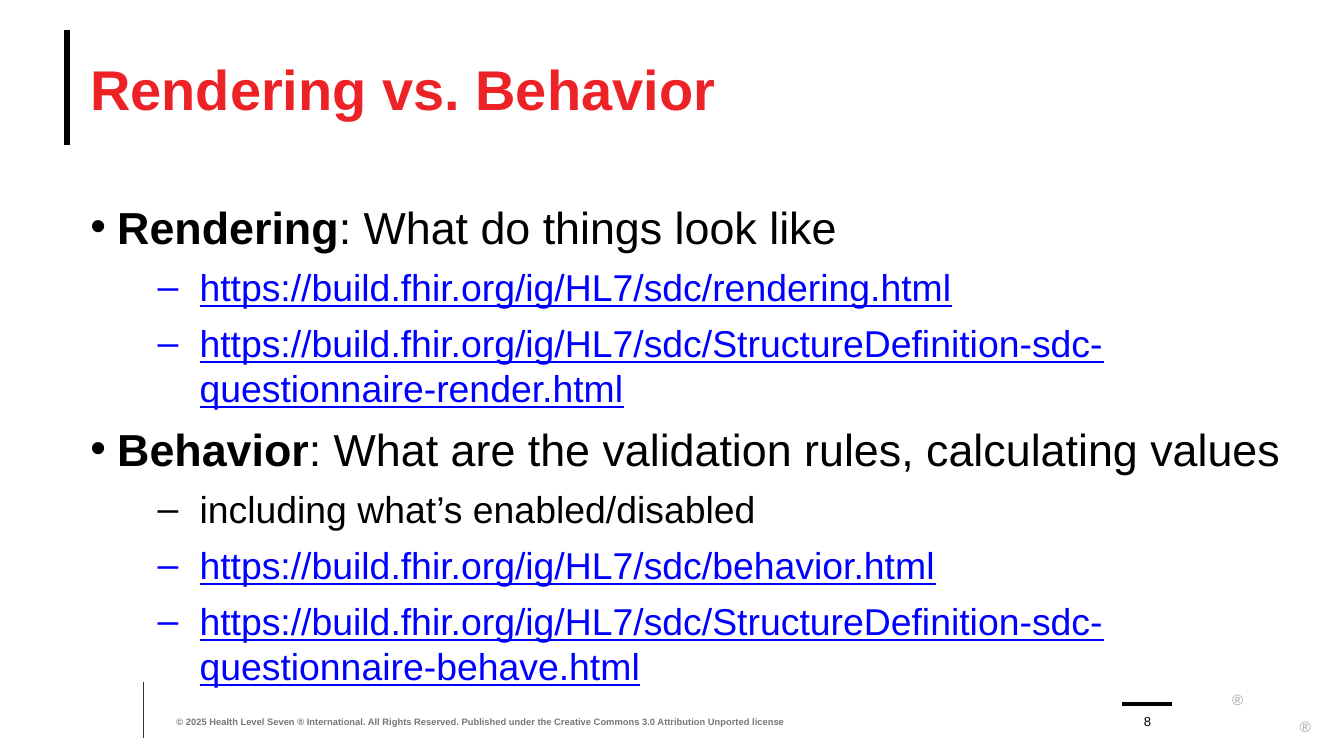
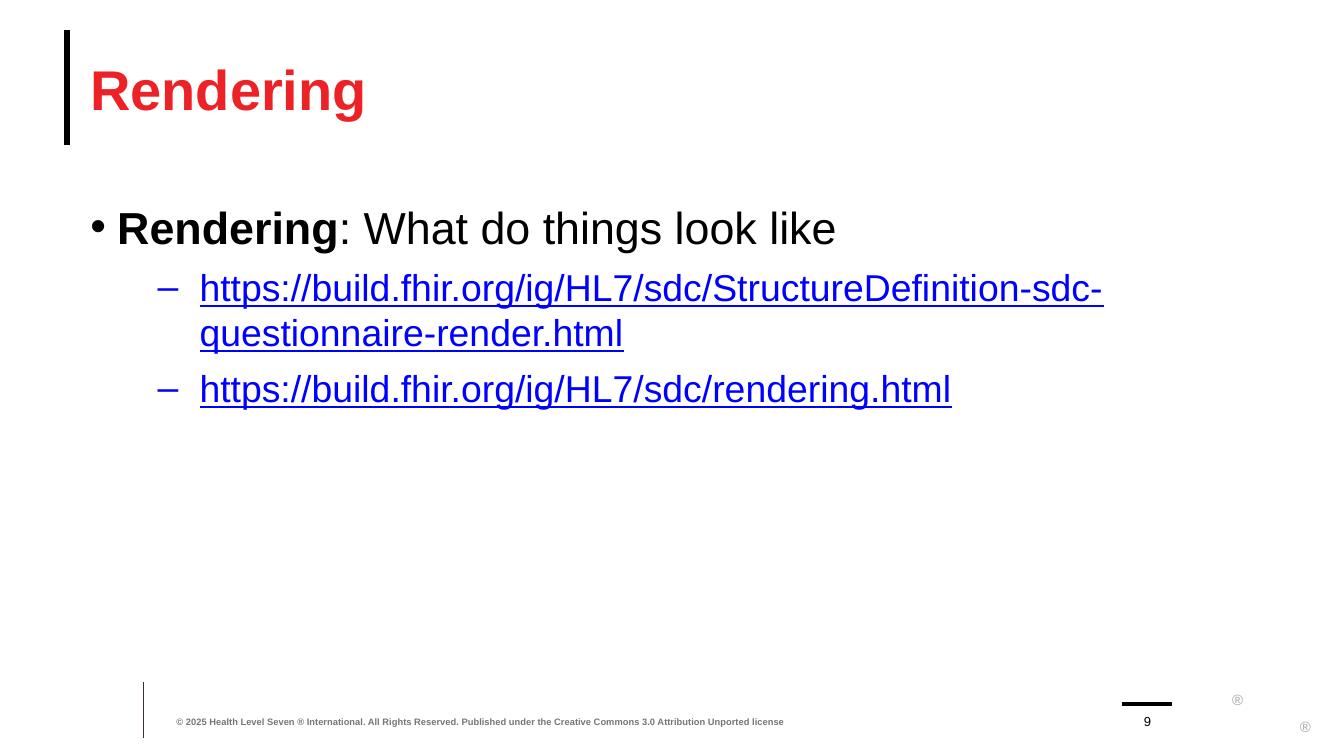
Before and after one commit to FHIR/documents, a slide deck: slide 9 of presentations/sdc/4-SDC-Rendering-Behavior.pptx (slide 8 before the commit). Drawn at 1344x756 pixels with LibreOffice and Linux fonts; fonts in the diff are those of the drawing; background and template pictures are left out. Boxes give left, top, right and bottom in pixels: in the first picture for what was removed or moved away, otherwise in the second. Text is boxed around its words. In the diff, an @@ line names an element or a change of style, - is before the commit and + after.

```diff
--- a/presentations/sdc/4-SDC-Rendering-Behavior.pptx
+++ b/presentations/sdc/4-SDC-Rendering-Behavior.pptx
@@ title at (90,69,367,119): text changed @@
-Rendering vs. Behavior
+Rendering
@@ text at (200,274,1103,354): paragraph added @@
+  – https://build.fhir.org/ig/HL7/sdc/StructureDefinition-sdc-questionnaire-render.html
@@ text at (117,330,1279,643): paragraphs removed @@
-  – https://build.fhir.org/ig/HL7/sdc/StructureDefinition-sdc-questionnaire-render.html
-• Behavior: What are the validation rules, calculating values
-  – including what’s enabled/disabled
-  – https://build.fhir.org/ig/HL7/sdc/behavior.html
-  – https://build.fhir.org/ig/HL7/sdc/StructureDefinition-sdc-questionnaire-behave.html
```
Also in this commit, not shown: 4 other slides changed, 4 slides added, 10 other files.
